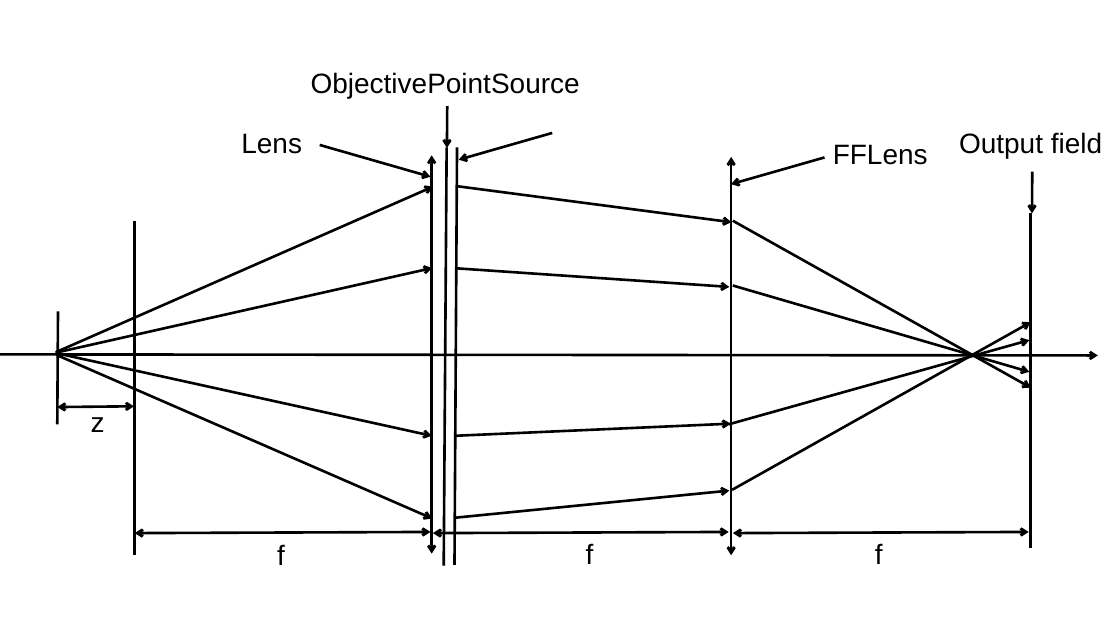
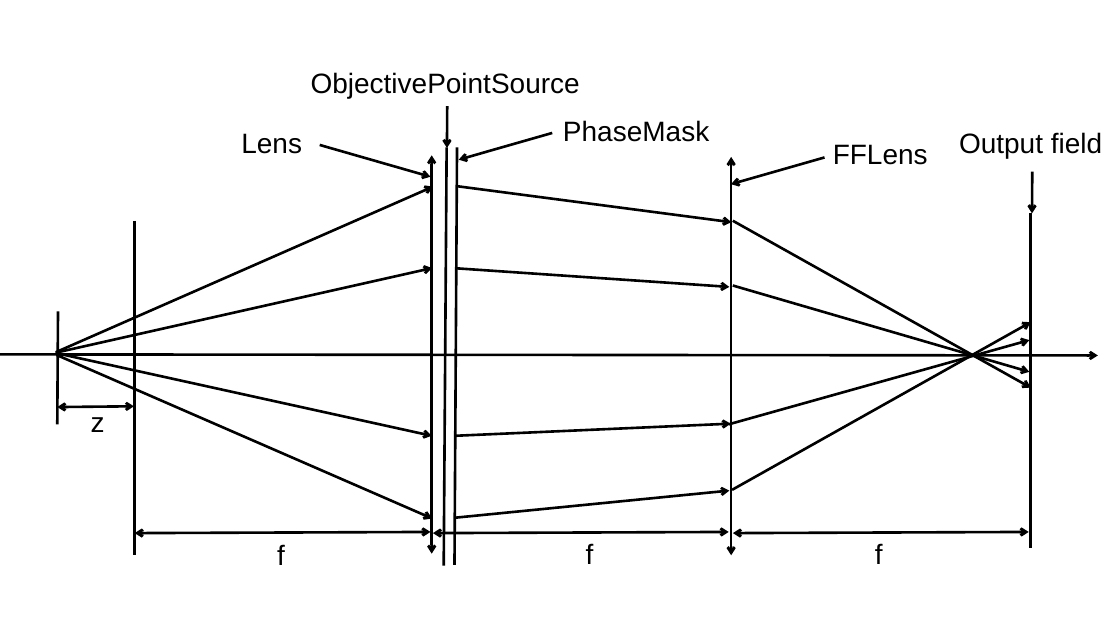
Before and after one commit to Xiong-Ziyi/Chromatix-Report, a slide deck: slide 1 of 演示文稿2.pptx. Drawn at 1120x630 pixels with LibreOffice and Linux fonts; fonts in the diff are those of the drawing. Boxes give left, top, right and bottom in pixels: in the first picture for what was removed or moved away, otherwise in the second. Text is boxed around its words. In the diff, an @@ line names an element or a change of style, - is before the commit and + after.

```diff
--- a/演示文稿2.pptx
+++ b/演示文稿2.pptx
@@ text added at (x1=563, y1=120, x2=709, y2=142), 24 pt, text #000000 @@
+PhaseMask
```
Also in this commit, not shown: 1 other file.
